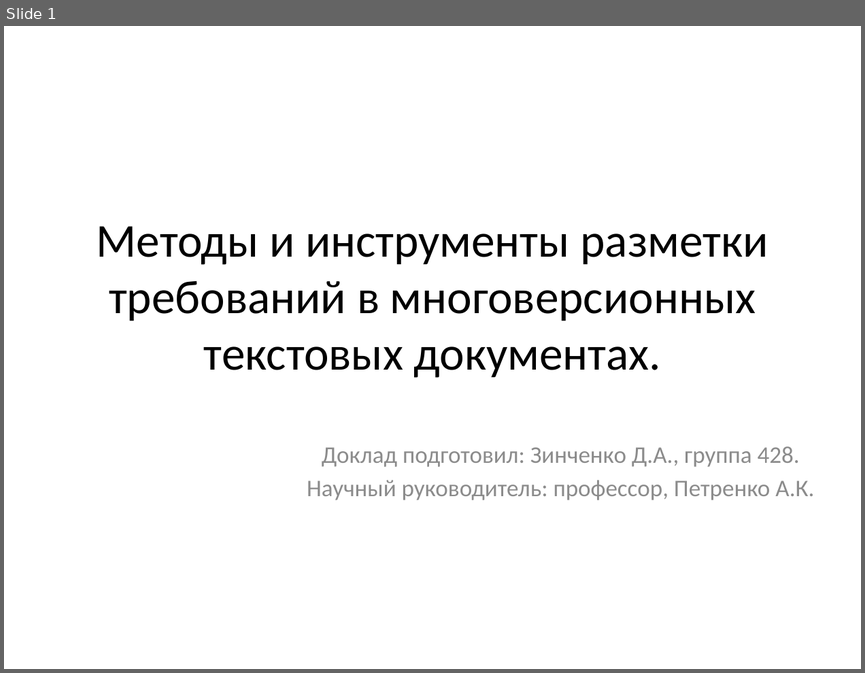
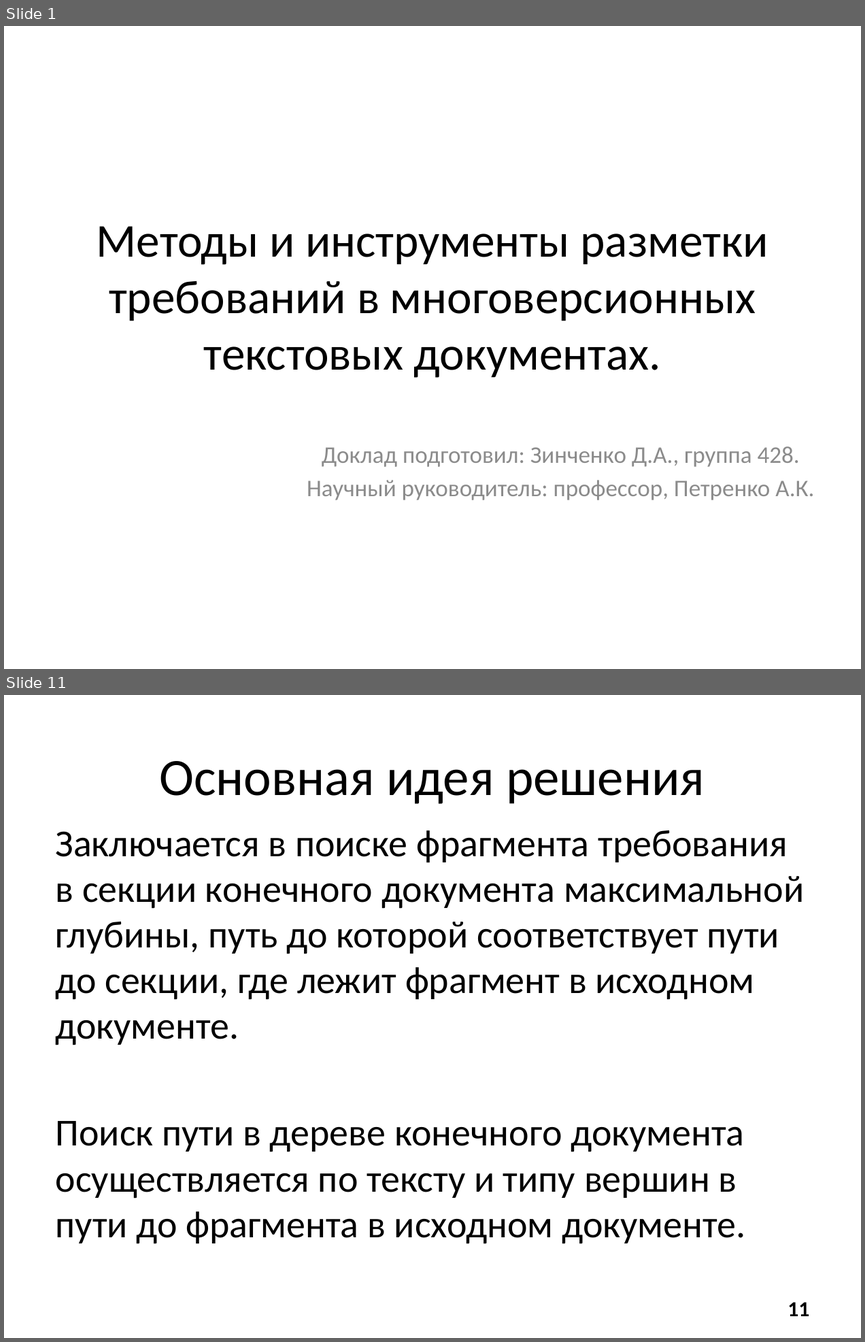
Before and after one commit to Revoltt/ReqSystem, a slide deck: diploma.pptx. Shown one above the other, each under a label of ours: slide 1 before the commit, slides 1 and 11 after it; the slides between them are not shown. The pictures are 865x673 and 865x1342 pixels, drawn with LibreOffice and Linux fonts; fonts in the diff are those of the drawing. Boxes give left, top, right and bottom in pixels: in the first picture for what was removed or moved away, otherwise in the second. Text is boxed around its words. In the diff, an @@ line names an element or a change of style, - is before the commit and + after.

Commit message:
renamed some files, added text and presentation v0.2

```diff
--- a/diploma.pptx
+++ b/diploma.pptx
@@ slide 11 added at [4, 695, 861, 1338], background #FFFFFF @@
@@ title added at [159, 761, 704, 804], 44 pt, text #000000 @@
+Основная идея решения
@@ text added at [56, 830, 804, 1244], 32 pt, text #000000 @@
+Заключается в поиске фрагмента требования в секции конечного документа максимальной глубины, путь до которой соответствует пути до секции, где лежит фрагмент в исходном документе.
+Поиск пути в дереве конечного документа осуществляется по тексту и типу вершин в пути до фрагмента в исходном документе.
@@ page number added at [787, 1302, 809, 1316], 18 pt, text #000000, bold @@
+11
```
Also in this commit, not shown: 8 slides changed, 5 other slides added, 3 slides removed, 8 other files.
